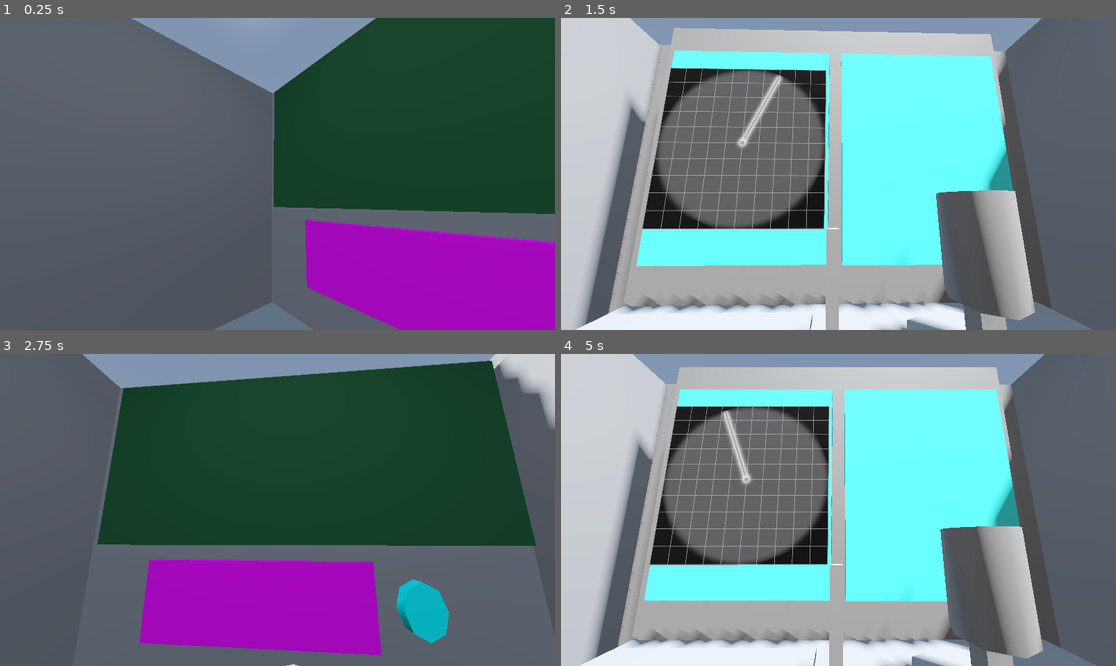
Above: before the commit, frames 1-4 (two rows, left to right).
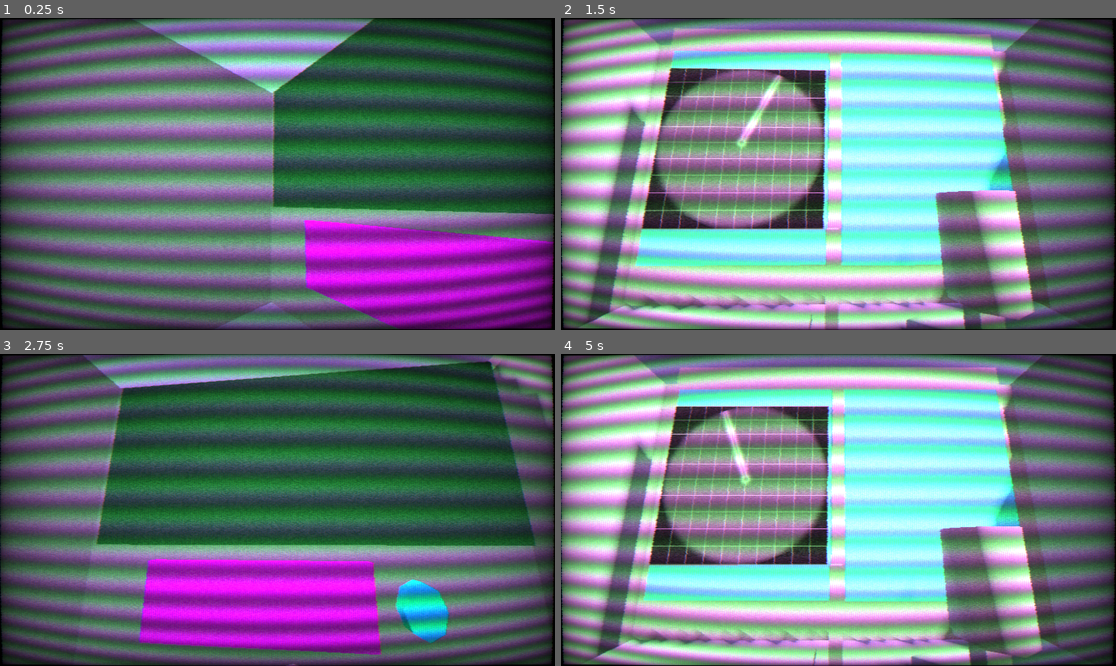
Above: after the commit, the same moments.

Repository: YamatoDev/L-Week-Project-2025
Game: Godot game, scene res://room.tscn
The game is run twice, just before and just after one commit, with the same random seed, the same clock (stepped at 60 frames per second) and the same inputs.
Inputs (mouse positions are in pixels of both pictures, inside the frame that each line leads up to):
- Up to frame 1 (0.25 s): no input
- Up to frame 2 (1.5 s): move the mouse to (960, 158) at 0.52 s; hold D (steer_right) 0.53-1.25 s; hold Tab (change_cam) 0.53-1.25 s; click (960, 158) at 0.67 s; drag from (727, 189) to (810, 236) at 1.27 s
- Up to frame 3 (2.75 s): move the mouse to (333, 441) at 2.02 s; hold D (steer_right) from 2.03 s (still down); hold Tab (change_cam) from 2.03 s (still down)
- Up to frame 4 (5 s): release D (steer_right) at 2.75 s; release Tab (change_cam) at 2.75 s; drag from (810, 572) to (672, 463) at 2.77 s; move the mouse to (1005, 556) at 3.52 s; hold A (steer_left) 3.53-4.25 s; hold Tab (change_cam) 3.53-4.25 s; drag from (672, 463) to (755, 432) at 4.27 s

The runs differ from the first frame. In frame 1, 74% of the frame differs, in the area x 0-100%, y 0-100%; in frame 2, 87%; in frame 3, 75%; in frame 4, 88%.

Commit message:
post processing

Diff:
--- a/room.tscn
+++ b/room.tscn
@@ -12,6 +12,7 @@
 [ext_resource type="Script" uid="uid://b4u4d0lwaor02" path="res://scripts/code_manager.gd" id="9_42v8c"]
 [ext_resource type="PackedScene" uid="uid://dcdij40ndv5cj" path="res://scenes/radar.tscn" id="10_mb7s7"]
 [ext_resource type="PackedScene" uid="uid://f4uog51yyhq0" path="res://scenes/ship_map.tscn" id="11_xorjj"]
+[ext_resource type="Shader" uid="uid://d3dotfx57utxf" path="res://shaders/crt.gdshader" id="13_voycu"]
 
 [sub_resource type="ProceduralSkyMaterial" id="ProceduralSkyMaterial_xwbdb"]
 sky_horizon_color = Color(0.662243, 0.671743, 0.686743, 1)
@@ -36,6 +37,23 @@
 
 [sub_resource type="StandardMaterial3D" id="StandardMaterial3D_01y1d"]
 albedo_color = Color(0.32549, 1, 1, 1)
+
+[sub_resource type="ShaderMaterial" id="ShaderMaterial_6tcb1"]
+shader = ExtResource("13_voycu")
+shader_parameter/resolution = Vector2(640, 460)
+shader_parameter/scan_line_amount = 1.0
+shader_parameter/warp_amount = 0.05
+shader_parameter/noise_amount = 0.1
+shader_parameter/interference_amount = 1.0
+shader_parameter/grille_amount = 0.1
+shader_parameter/grille_size = 1.0
+shader_parameter/vignette_amount = 0.6
+shader_parameter/vignette_intensity = 0.4
+shader_parameter/aberation_amount = 0.5
+shader_parameter/roll_line_amount = 0.3
+shader_parameter/roll_speed = 3.8e-07
+shader_parameter/scan_line_strength = -8.0
+shader_parameter/pixel_strength = -2.0
 
 [node name="room" type="Node3D"]
 
@@ -183,3 +201,13 @@
 [node name="ShipMap" parent="." node_paths=PackedStringArray("radar_init") instance=ExtResource("11_xorjj")]
 transform = Transform3D(-4.37114e-08, 0, -1, 0, 1, 0, 1, 0, -4.37114e-08, 0, -10, 0)
 radar_init = NodePath("../radar")
+
+[node name="CanvasLayer" type="CanvasLayer" parent="."]
+
+[node name="ColorRect" type="ColorRect" parent="CanvasLayer"]
+material = SubResource("ShaderMaterial_6tcb1")
+anchors_preset = 15
+anchor_right = 1.0
+anchor_bottom = 1.0
+grow_horizontal = 2
+grow_vertical = 2
--- /dev/null
+++ b/shaders/crt.gdshader
@@ -0,0 +1,183 @@
+/*
+Shader from Godot Shaders - the free shader library.
+
+This shader is under CC0 license. Feel free to use, improve and
+change this shader according to your needs and consider sharing
+the modified result to godotshaders.com.
+
+Optimised and packed by @c64cosmin
+If you do use this please share it with me
+Would love to see what you're making with it <3
+
+It's a combination of these two shaders
+~godotshaders.com/shader/VHS-and-CRT-monitor-effect
+godotshaders.com/shader/crt-shader-with-realistic-blurring/
+
+CRT grille and rolling lines made by @c64cosmin
+Vignette and warping effect was made by pend00
+Scanlines are from "TimothyLottes" FROM SHADERTOY
+Then ported by AHOPNESS (@ahopness)
+https://www.shadertoy.com/view/MsjXzh
+*/
+
+shader_type canvas_item;
+
+uniform sampler2D SCREEN_TEXTURE: hint_screen_texture;
+
+uniform vec2 resolution = vec2(320.0, 180.0);
+
+uniform float scan_line_amount :hint_range(0.0, 1.0) = 1.0;
+uniform float warp_amount :hint_range(0.0, 5.0) = 0.1;
+uniform float noise_amount :hint_range(0.0, 0.3) = 0.03;
+uniform float interference_amount :hint_range(0.0, 1.0) = 0.2;
+uniform float grille_amount :hint_range(0.0, 1.0) = 0.1;
+uniform float grille_size :hint_range(1.0, 5.0) = 1.0;
+uniform float vignette_amount :hint_range(0.0, 2.0) = 0.6;
+uniform float vignette_intensity : hint_range(0.0, 1.0) = 0.4;
+uniform float aberation_amount :hint_range(0.0, 1.0) = 0.5;
+uniform float roll_line_amount :hint_range(0.0, 1.0) = 0.3;
+uniform float roll_speed :hint_range(-8.0, 8.0) = 1.0;
+uniform float scan_line_strength :hint_range(-12.0, -1.0) = -8.0;
+uniform float pixel_strength :hint_range(-4.0, 0.0) = -2.0;
+
+float random(vec2 uv){
+    return fract(cos(uv.x * 83.4827 + uv.y * 92.2842) * 43758.5453123);
+}
+
+vec3 fetch_pixel(vec2 uv, vec2 off){
+	vec2 pos = floor(uv * resolution + off) / resolution + vec2(0.5) / resolution;
+
+	float noise = 0.0;
+	if(noise_amount > 0.0){
+		noise = random(pos + fract(TIME)) * noise_amount;
+	}
+
+	if(max(abs(pos.x - 0.5), abs(pos.y - 0.5)) > 0.5){
+		return vec3(0.0, 0.0, 0.0);
+	}
+
+	vec3 clr = texture(SCREEN_TEXTURE , pos, -16.0).rgb + noise;
+	return clr;
+}
+
+// Distance in emulated pixels to nearest texel.
+vec2 Dist(vec2 pos){
+	pos = pos * resolution;
+	return - ((pos - floor(pos)) - vec2(0.5));
+}
+
+// 1D Gaussian.
+float Gaus(float pos, float scale){ return exp2(scale * pos * pos); }
+
+// 3-tap Gaussian filter along horz line.
+vec3 Horz3(vec2 pos, float off){
+	vec3 b = fetch_pixel(pos, vec2(-1.0, off));
+	vec3 c = fetch_pixel(pos, vec2( 0.0, off));
+	vec3 d = fetch_pixel(pos, vec2( 1.0, off));
+	float dst = Dist(pos).x;
+
+	// Convert distance to weight.
+	float scale = pixel_strength;
+	float wb = Gaus(dst - 1.0, scale);
+	float wc = Gaus(dst + 0.0, scale);
+	float wd = Gaus(dst + 1.0, scale);
+
+	// Return filtered sample.
+	return (b * wb + c * wc + d * wd) / (wb + wc + wd);
+}
+
+// Return scanline weight.
+float Scan(vec2 pos, float off){
+	float dst = Dist(pos).y;
+
+	return Gaus(dst + off, scan_line_strength);
+}
+
+// Allow nearest three lines to effect pixel.
+vec3 Tri(vec2 pos){
+	vec3 clr = fetch_pixel(pos, vec2(0.0));
+	if(scan_line_amount > 0.0){
+		vec3 a = Horz3(pos,-1.0);
+		vec3 b = Horz3(pos, 0.0);
+		vec3 c = Horz3(pos, 1.0);
+
+		float wa = Scan(pos,-1.0);
+		float wb = Scan(pos, 0.0);
+		float wc = Scan(pos, 1.0);
+
+		vec3 scanlines = a * wa + b * wb + c * wc;
+		clr = mix(clr, scanlines, scan_line_amount);
+	}
+	return clr;
+}
+
+// Takes in the UV and warps the edges, creating the spherized effect
+vec2 warp(vec2 uv){
+	vec2 delta = uv - 0.5;
+	float delta2 = dot(delta.xy, delta.xy);
+	float delta4 = delta2 * delta2;
+	float delta_offset = delta4 * warp_amount;
+
+	vec2 warped = uv + delta * delta_offset;
+	return (warped - 0.5) / mix(1.0,1.2,warp_amount/5.0) + 0.5;
+}
+
+float vignette(vec2 uv){
+	uv *= 1.0 - uv.xy;
+	float vignette = uv.x * uv.y * 15.0;
+	return pow(vignette, vignette_intensity * vignette_amount);
+}
+
+float floating_mod(float a, float b){
+	return a - b * floor(a/b);
+}
+
+vec3 grille(vec2 uv){
+	float unit = PI / 3.0;
+	float scale = 2.0*unit/grille_size;
+	float r = smoothstep(0.5, 0.8, cos(uv.x*scale - unit));
+	float g = smoothstep(0.5, 0.8, cos(uv.x*scale + unit));
+	float b = smoothstep(0.5, 0.8, cos(uv.x*scale + 3.0*unit));
+	return mix(vec3(1.0), vec3(r,g,b), grille_amount);
+}
+
+float roll_line(vec2 uv){
+	float x = uv.y * 3.0 - TIME * roll_speed;
+	float f = cos(x) * cos(x * 2.35 + 1.1) * cos(x * 4.45 + 2.3);
+	float roll_line = smoothstep(0.5, 0.9, f);
+	return roll_line * roll_line_amount;
+}
+
+void fragment(){
+	vec2 pix = FRAGCOORD.xy;
+	vec2 pos = warp(SCREEN_UV);
+
+	float line = 0.0;
+	if(roll_line_amount > 0.0){
+		line = roll_line(pos);
+	}
+
+	vec2 sq_pix = floor(pos * resolution) / resolution + vec2(0.5) / resolution;
+	if(interference_amount + roll_line_amount > 0.0){
+		float interference = random(sq_pix.yy + fract(TIME));
+		pos.x += (interference * (interference_amount + line * 6.0)) / resolution.x;
+	}
+
+	vec3 clr = Tri(pos);
+	if(aberation_amount > 0.0){
+		float chromatic = aberation_amount + line * 2.0;
+		vec2 chromatic_x = vec2(chromatic,0.0) / resolution.x;
+		vec2 chromatic_y = vec2(0.0, chromatic/2.0) / resolution.y;
+		float r = Tri(pos - chromatic_x).r;
+		float g = Tri(pos + chromatic_y).g;
+		float b = Tri(pos + chromatic_x).b;
+		clr = vec3(r,g,b);
+	}
+
+	if(grille_amount > 0.0)clr *= grille(pix);
+	clr *= 1.0 + scan_line_amount * 0.6 + line * 3.0 + grille_amount * 2.0;
+	if(vignette_amount > 0.0)clr *= vignette(pos);
+
+	COLOR.rgb = clr;
+	COLOR.a = 1.0;
+}
Not shown: 1 places in room.tscn that only renumber resources
Not shown, added: shaders/crt.gdshader.uid
